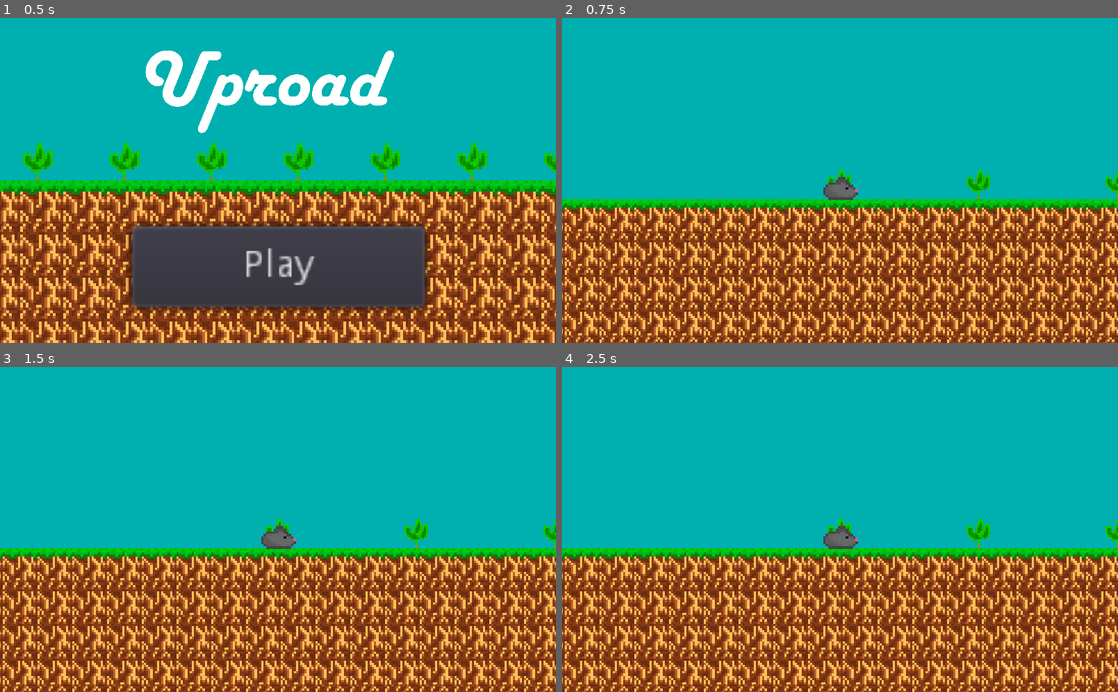
Above: before the commit, frames 1-4 (two rows, left to right).
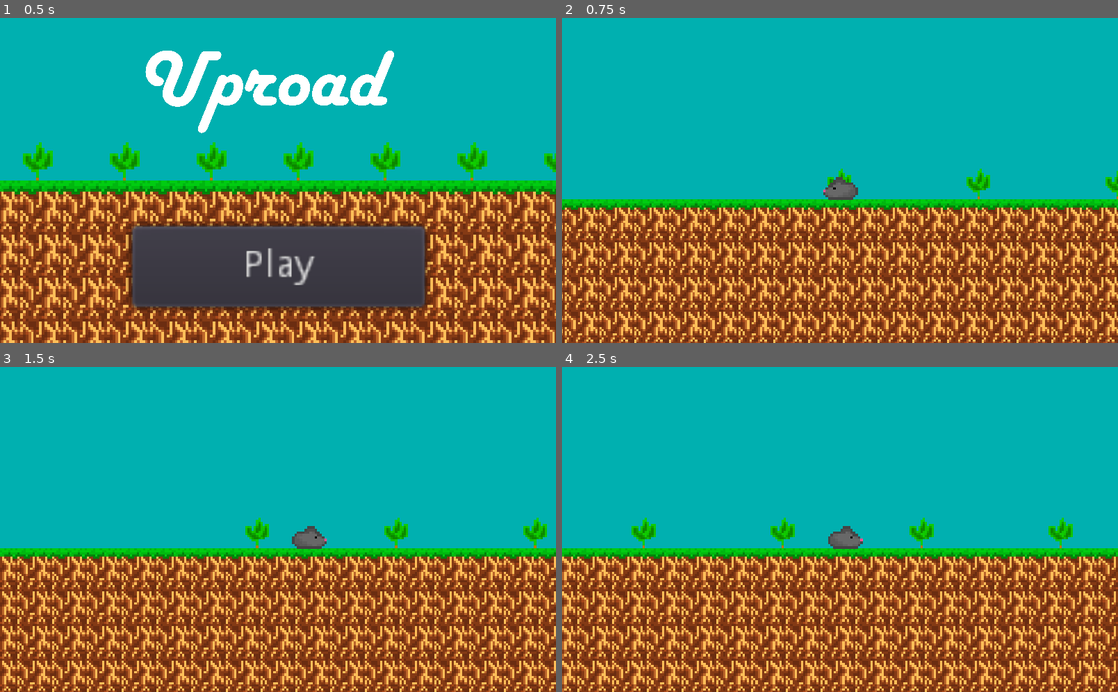
Above: after the commit, the same moments.

Repository: EndersteveGamer/GGJ-2023
Game: Godot game, scene res://Scene/Intro/Intro.tscn
The game is run twice, just before and just after one commit, with the same random seed, the same clock (stepped at 60 frames per second) and the same inputs.
Inputs:
- Up to frame 1 (0.5 s): no input
- Up to frame 2 (0.75 s): click "Play" at 0.5 s
- Up to frame 3 (1.5 s): tap Enter at 1.25 s; hold Right (ui_right) from 1.28 s (still down)
- Up to frame 4 (2.5 s): release Right (ui_right) at 2.03 s; hold Down (ui_down) from 2.03 s (still down)

Frame 1 is identical in both runs. In frame 2, less than 0.1% of the frame differs, in the area x 47-54%, y 48-54%; in frame 3, 31%; in frame 4, 33%, in the area x 0-100%, y 46-100%.
Error before the commit: Parse Error: Error parsing expression, misplaced: ')' (res://Script/Rat.gd:17)

Commit message:
gimme de plant

Diff:
--- a/The Other Godot Project/Scene/Rat.tscn
+++ b/The Other Godot Project/Scene/Rat.tscn
@@ -8,9 +8,6 @@
 
 [node name="Rat" type="KinematicBody2D"]
 script = ExtResource( 2 )
-speed = null
-deceleration = null
-timeToUproot = null
 
 [node name="Sprite" type="Sprite" parent="."]
 position = Vector2( 1.42109e-14, 6 )
--- a/The Other Godot Project/Script/Rat.gd
+++ b/The Other Godot Project/Script/Rat.gd
@@ -14,7 +14,7 @@
 var uprooting=0
 export var timeToUproot=0.5
 
-var plantGray=preload()
+#var plantGray=preload('')
 
 var index=0
 
